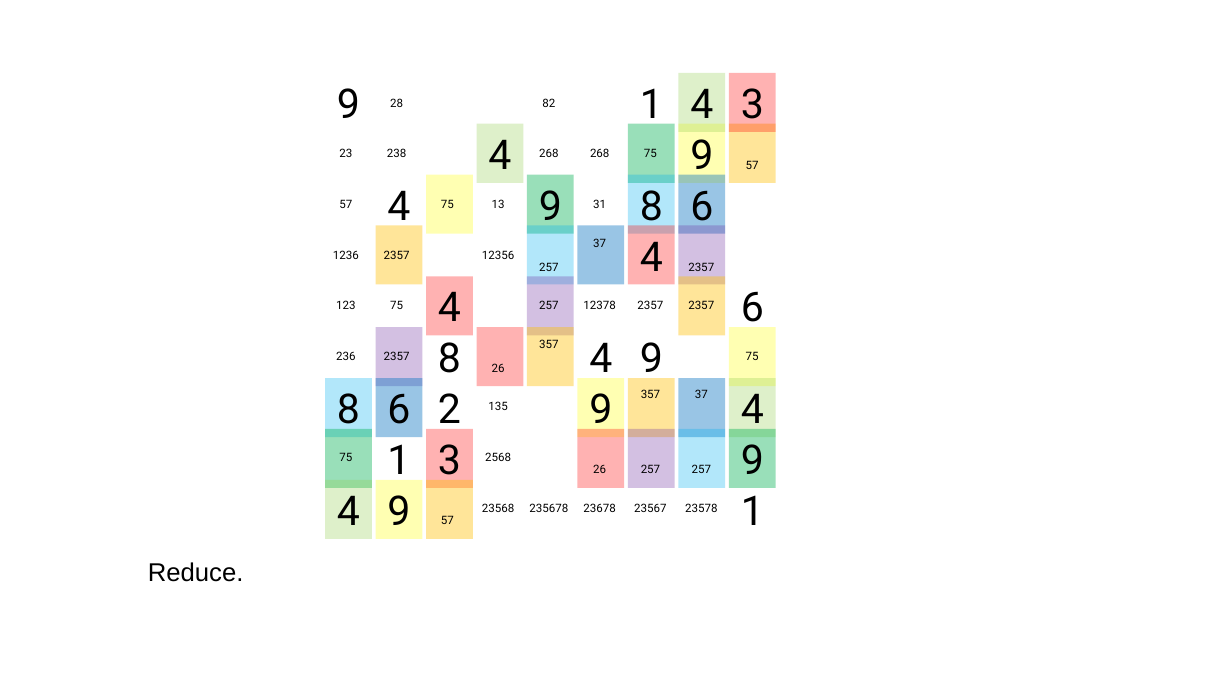
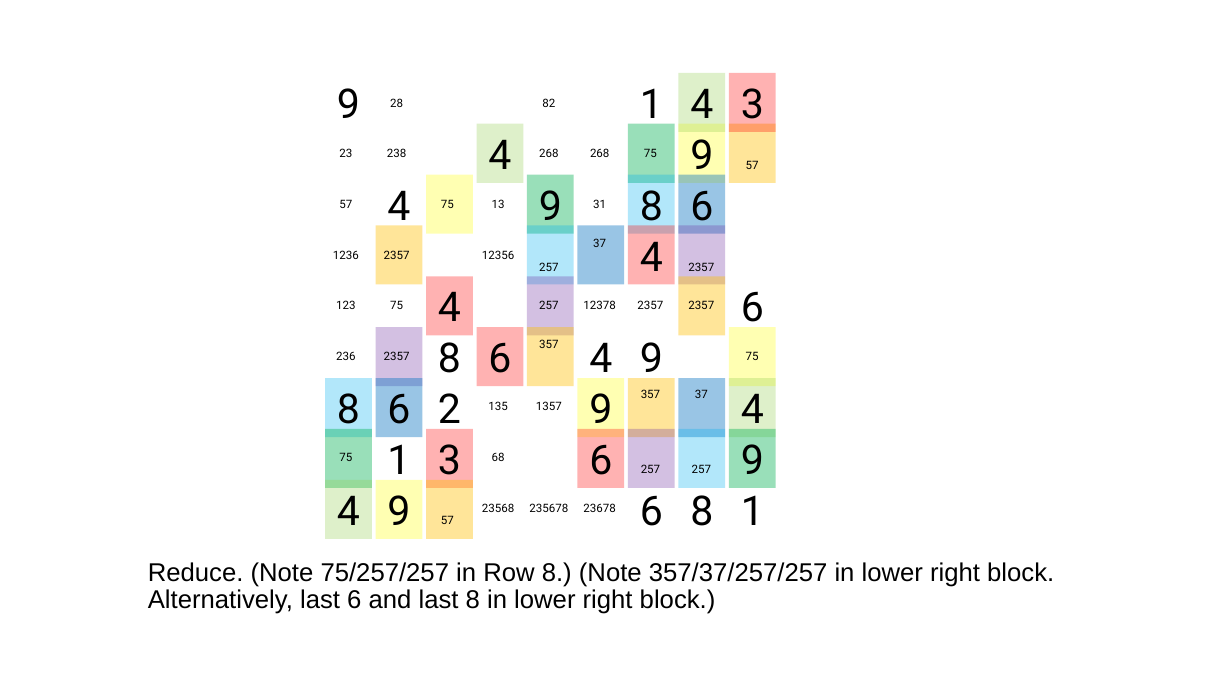
Before and after one commit to jhardis/WSJ_Number_Puzzles, a slide deck: slide 44 of 20260502_2.pptx (slide 43 before the commit). Drawn at 1232x693 pixels with LibreOffice and Linux fonts; fonts in the diff are those of the drawing; background and template pictures are left out. Boxes give left, top, right and bottom in pixels: in the first picture for what was removed or moved away, otherwise in the second. Text is boxed around its words. In the diff, an @@ line names an element or a change of style, - is before the commit and + after.

```diff
--- a/20260502_2.pptx
+++ b/20260502_2.pptx
@@ text in rectangle at (x1=488, y1=342, x2=511, y2=373): text added @@
+6
@@ text removed at (x1=492, y1=363, x2=505, y2=372) @@
-26
@@ text added at (x1=536, y1=401, x2=562, y2=410), 9 pt, text #000000 @@
+1357
@@ text in rectangle at (x1=589, y1=436, x2=612, y2=475): text added @@
+6
@@ text at (x1=492, y1=452, x2=505, y2=461): text changed @@
-2568
+68
@@ text removed at (x1=593, y1=464, x2=606, y2=473) @@
-26
@@ text removed at (x1=634, y1=503, x2=666, y2=512) @@
-23567
@@ text added at (x1=640, y1=487, x2=663, y2=526), 32 pt, text #000000 @@
+6
@@ text removed at (x1=685, y1=503, x2=717, y2=512) @@
-23578
@@ text added at (x1=690, y1=487, x2=713, y2=526), 32 pt, text #000000 @@
+8
@@ text at (x1=148, y1=562, x2=1054, y2=614): text changed @@
-Reduce.
+Reduce. (Note 75/257/257 in Row 8.) (Note 357/37/257/257 in lower right block. Alternatively, last 6 and last 8 in lower right block.)
```
Also in this commit, not shown: 9 other slides changed, 7 slides removed.
